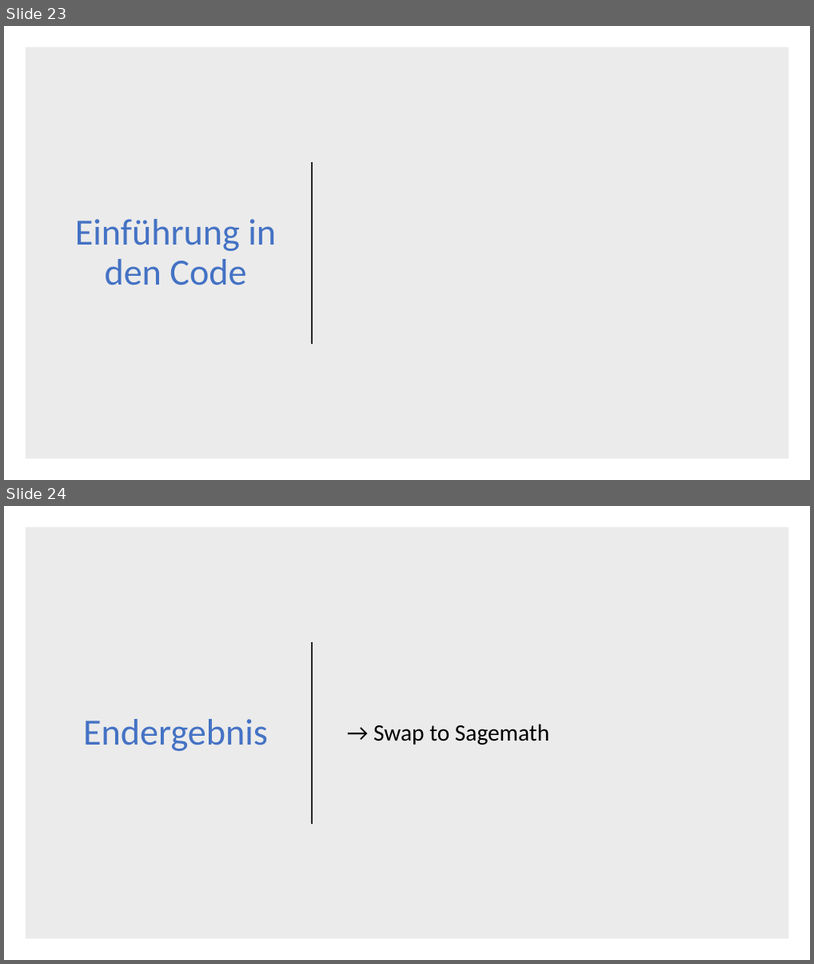
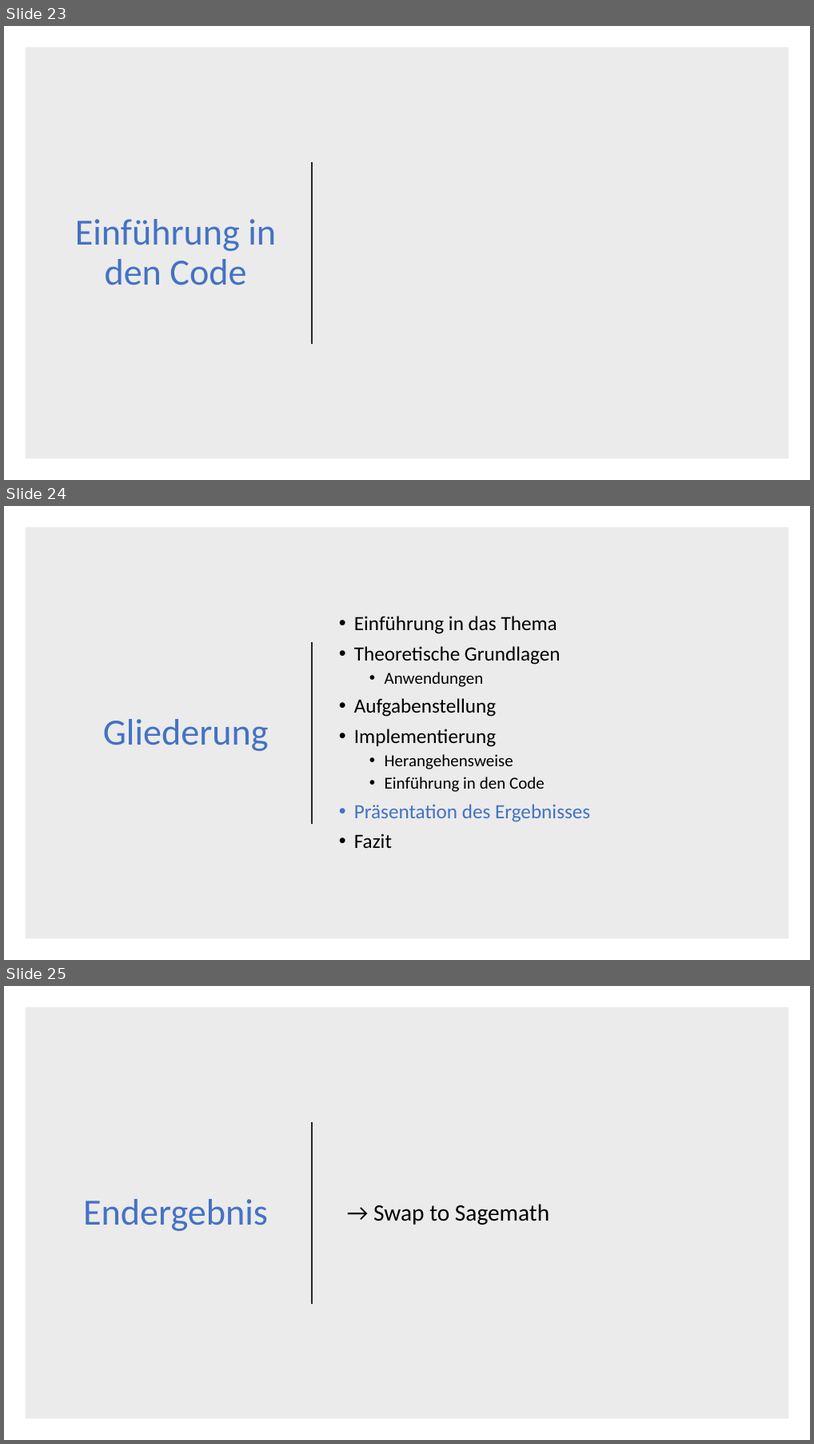
Before and after one commit to DerAlexx/Angewandte-Mathematik, a slide deck: Praktikum_6/Abgabe 6.pptx. Shown one above the other, each under a label of ours: slides 23 and 24 before the commit, slides 23, 24 and 25 after it. The pictures are 814x964 and 814x1444 pixels, drawn with LibreOffice and Linux fonts; fonts in the diff are those of the drawing. Boxes give left, top, right and bottom in pixels: in the first picture for what was removed or moved away, otherwise in the second. Text is boxed around its words. In the diff, an @@ line names an element or a change of style, - is before the commit and + after.

```diff
--- a/Praktikum_6/Abgabe 6.pptx
+++ b/Praktikum_6/Abgabe 6.pptx
@@ slide 24 added at <box>4,506,810,960</box>, background #FFFFFF @@
@@ rectangle added at <box>25,527,790,939</box>, fill #000000 at 8% opacity @@
@@ text added at <box>354,616,590,848</box>, 24 pt, text #000000 @@
+• Einführung in das Thema
+• Theoretische Grundlagen
+  • Anwendungen
+• Aufgabenstellung
+• Implementierung
+  • Herangehensweise
+  • Einführung in den Code
+• Präsentation des Ergebnisses
+• Fazit
@@ line added from (312, 642) to (312, 824), #262626 1.5 pt @@
@@ title added at <box>103,719,269,751</box>, 44 pt, text #4472C4 @@
+Gliederung
@@ what was slide 24 is now slide 25 @@
```
Also in this commit, not shown: 3 slides changed, 1 other slide added, 1 slide removed.
